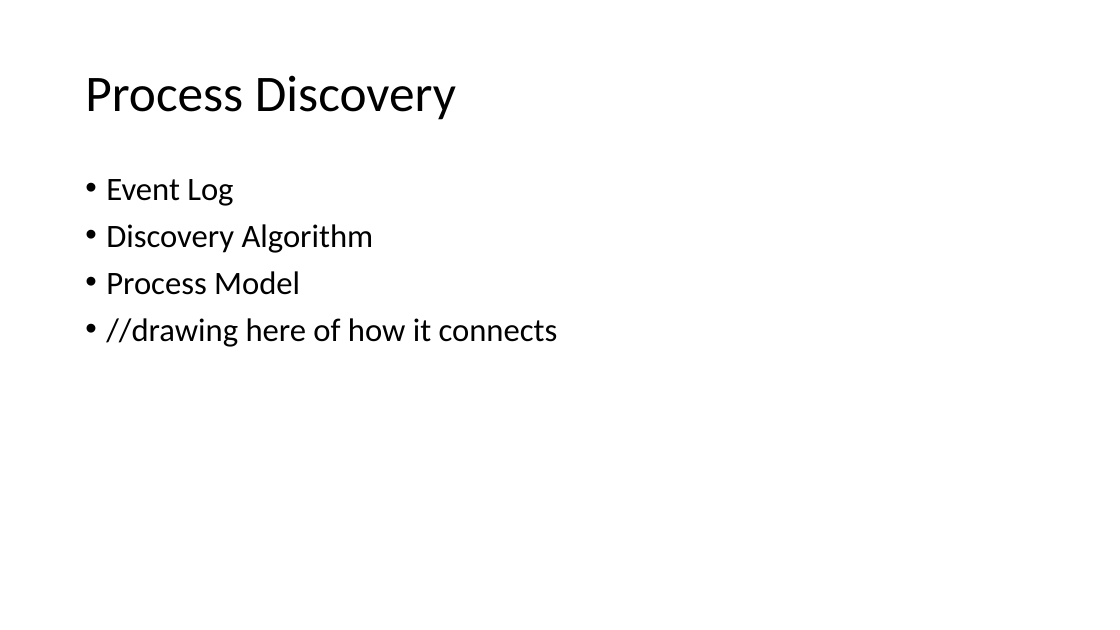
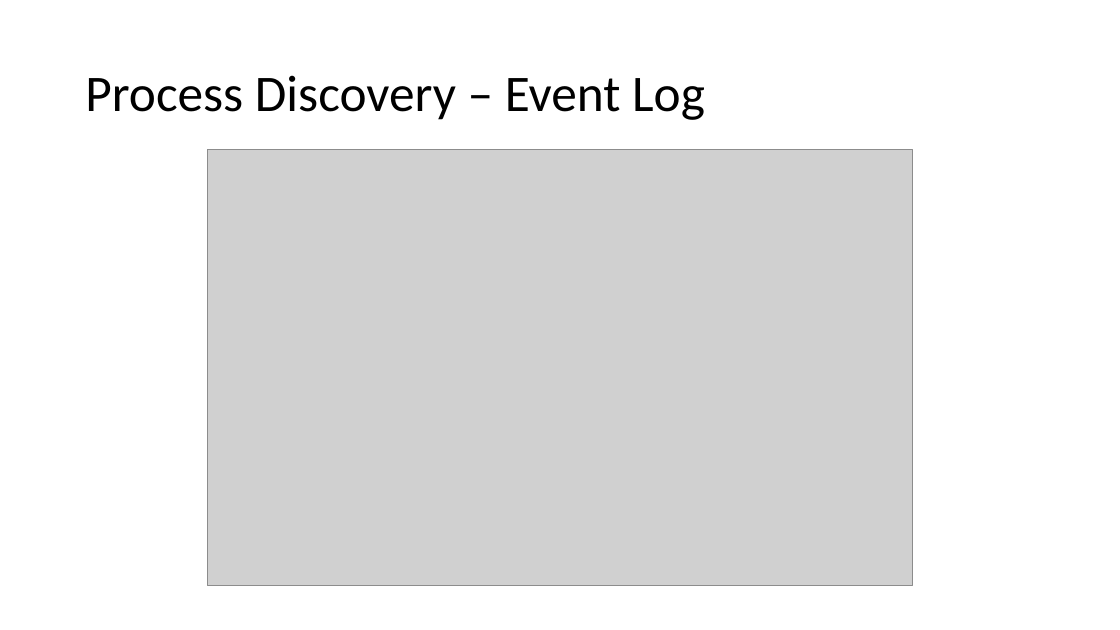
Before and after one commit to kensekense/unige-spring-2020, a slide deck: slide 17 of presentation2_CSAmodeling.pptx. Drawn at 1120x630 pixels with LibreOffice and Linux fonts; fonts in the diff are those of the drawing; grey boxes stand for pictures. Boxes give left, top, right and bottom in pixels: in the first picture for what was removed or moved away, otherwise in the second. Text is boxed around its words. In the diff, an @@ line names an element or a change of style, - is before the commit and + after.

```diff
--- a/presentation2_CSAmodeling.pptx
+++ b/presentation2_CSAmodeling.pptx
@@ title at (85,75,705,120): text changed @@
-Process Discovery
+Process Discovery – Event Log
@@ text removed at (106,179,558,347) @@
-• Event Log
-• Discovery Algorithm
-• Process Model
-• //drawing here of how it connects
@@ picture added at (208,150,912,586) @@
```
Also in this commit, not shown: 2 other slides changed, 2 slides added.
